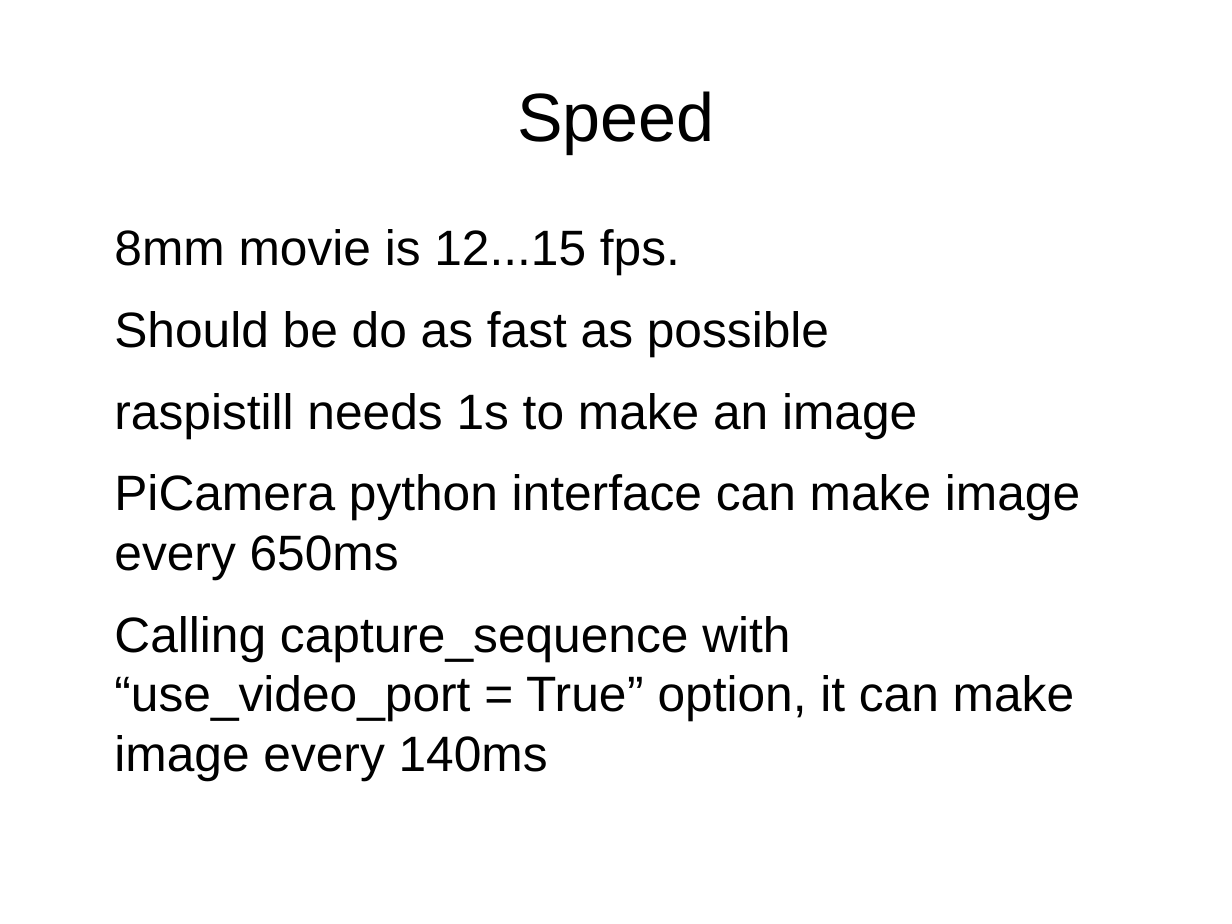
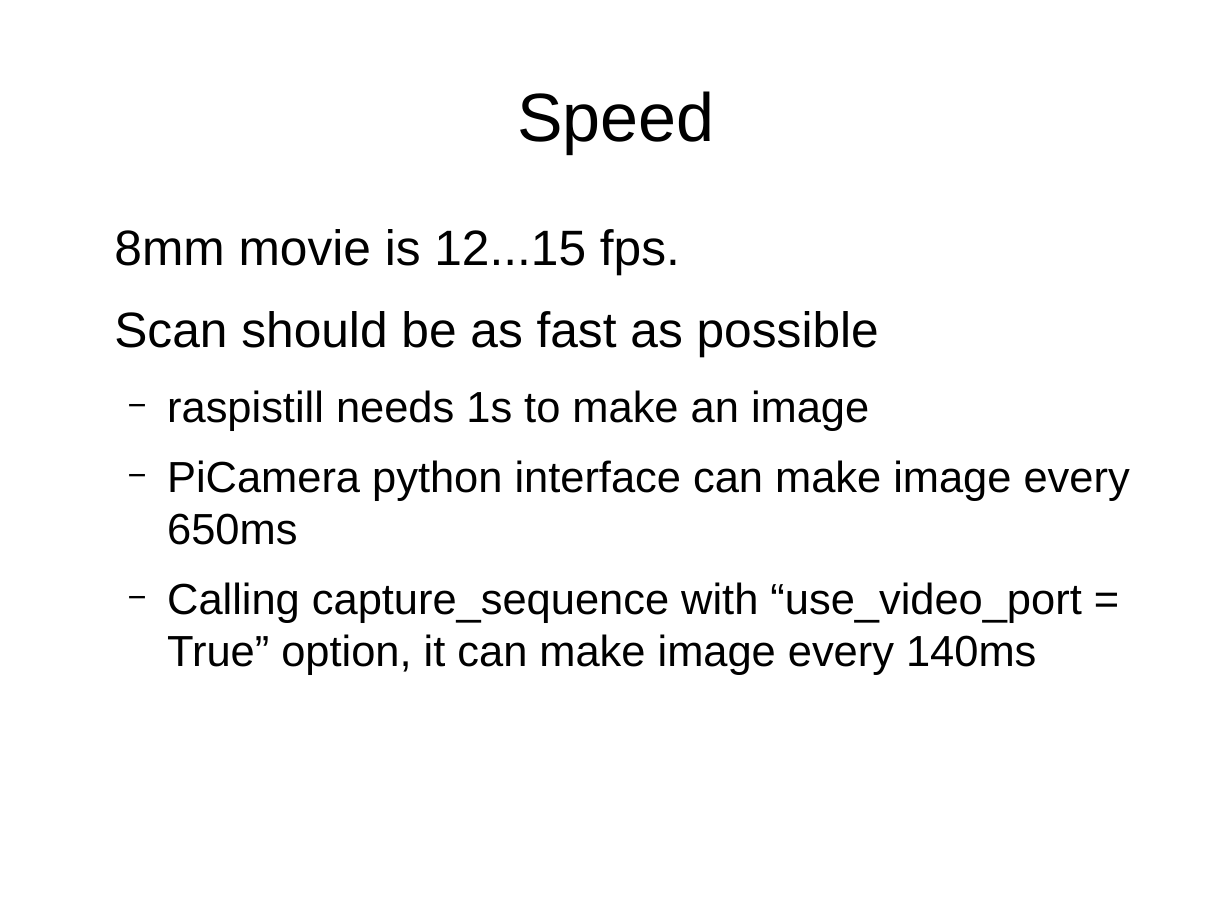
Before and after one commit to butyi/movscan, a slide deck: slide 6 of docs/movscan.odp (slide 7 before the commit). Drawn at 1232x924 pixels with LibreOffice and Linux fonts; fonts in the diff are those of the drawing. Boxes give left, top, right and bottom in pixels: in the first picture for what was removed or moved away, otherwise in the second. Text is boxed around its words. In the diff, an @@ line names an element or a change of style, - is before the commit and + after.

```diff
--- a/docs/movscan.odp
+++ b/docs/movscan.odp
@@ text at [114, 311, 879, 357]: text changed @@
-Should be do as fast as possible
+Scan should be as fast as possible
@@ text at [167, 390, 1130, 675]: size 32 to 28 pt in "raspistill needs 1s to make an image", "PiCamera python interface can make image every ...", "Calling capture_sequence with “use_video_port = True” option ..."; bullet none to −; list level 1 to 2 in "raspistill needs 1s to make ..."; list level 1 to 2 in "PiCamera python interface can make ..."; list level 1 to 2 in "Calling capture_sequence with “use_video_port = ..." @@
```
Also in this commit, not shown: 2 other slides changed, 1 slide added, 1 slide removed.
